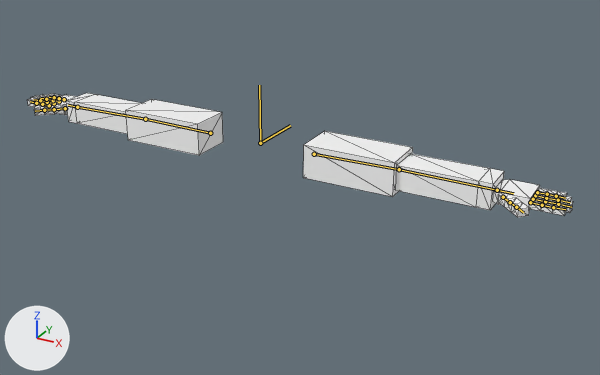
Renders of the glTF model FirstPersonShooter/Assets/myarms/myarms.glb from each side of a commit.
Before and after are seen from a 50 mm camera at (1.372, -2.224, 0.983) aimed at (0.143, 0.011, -0.135). Arrows for +X, +Y and +Z are at lower left; the lights stay in place. The bones that bend it are drawn over the model as lines. Mesh edges are drawn as thin lines.

The first picture shows 'arms'.
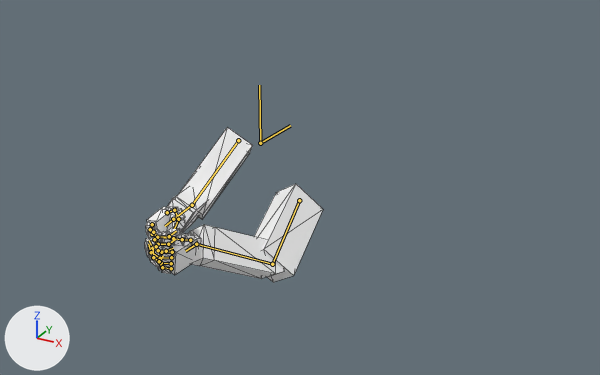
The newer file adds an action. The first version stands in its rest pose; the second is drawn at frame 2 of the action 'FP_idle_pose'.

What the commit changed:
Bone 'upper_arm_L' (bone_upper_arm_l) moves from (0.0, 0.0, 0.0) to (-0.206, -0.157, -0.283).
Bone 'upper_arm_L' (bone_upper_arm_l) turns from (0, 0, 0) to (-39, -46, -54) degrees about its own x, y and z.
Bone 'lower_arm_L' (bone_lower_arm_l) turns from (0, 0, 0) to (0, 0, -62) degrees about its own x, y and z.
Bone 'hand_L' (bone_hand_l) turns from (0, 0, 0) to (-12, -51, 48) degrees about its own x, y and z.
Bone 'index_finger_01_L' (bone_index_finger_01_l) turns from (0, 0, 0) to (-37, 0, 0) degrees about its own x, y and z.
Bone 'index_finger_02_L' (bone_index_finger_02_l) turns from (0, 0, 0) to (-37, 0, 0) degrees about its own x, y and z.
Bone 'index_finger_03_L' (bone_index_finger_03_l) turns from (0, 0, 0) to (-37, 0, 0) degrees about its own x, y and z.
Bone 'middle_finger_01_L' (bone_middle_finger_01_l) turns from (0, 0, 0) to (-39, 0, 0) degrees about its own x, y and z.
Bone 'middle_finger_02_L' (bone_middle_finger_02_l) turns from (0, 0, 0) to (-39, 0, 0) degrees about its own x, y and z.
Bone 'middle_finger_03_L' (bone_middle_finger_03_l) turns from (0, 0, 0) to (-39, 0, 0) degrees about its own x, y and z.
Bone 'ring_finger_01_L' (bone_ring_finger_01_l) turns from (0, 0, 0) to (-43, 0, 0) degrees about its own x, y and z.
Bone 'ring_finger_02_L' (bone_ring_finger_02_l) turns from (0, 0, 0) to (-43, 0, 0) degrees about its own x, y and z.
Bone 'ring_finger_03_L' (bone_ring_finger_03_l) turns from (0, 0, 0) to (-43, 0, 0) degrees about its own x, y and z.
Bone 'little_finger_01_L' (bone_little_finger_01_l) turns from (0, 0, 0) to (-54, 0, 0) degrees about its own x, y and z.
Bone 'little_finger_02_L' (bone_little_finger_02_l) turns from (0, 0, 0) to (-54, 0, 0) degrees about its own x, y and z.
Bone 'little_finger_03_L' (bone_little_finger_03_l) turns from (0, 0, 0) to (-54, 0, 0) degrees about its own x, y and z.
Bone 'thumb_01_L' (bone_thumb_01_l) turns from (0, 0, 0) to (-8, 18, 9) degrees about its own x, y and z.
Bone 'thumb_02_L' (bone_thumb_02_l) turns from (0, 0, 0) to (-8, 0, 0) degrees about its own x, y and z.
Bone 'thumb_03_L' (bone_thumb_03_l) turns from (0, 0, 0) to (-8, 0, 0) degrees about its own x, y and z.
Bone 'upper_arm_R' (bone_upper_arm_r) moves from (0.0, 0.0, 0.0) to (0.188, 0.017, -0.089).
Bone 'upper_arm_R' (bone_upper_arm_r) turns from (0, 0, 0) to (-52, 31, 39) degrees about its own x, y and z.
Bone 'lower_arm_R' (bone_lower_arm_r) turns from (0, 0, 0) to (0, 0, 68) degrees about its own x, y and z.
Bone 'hand_R' (bone_hand_r) turns from (0, 0, 0) to (9, 34, -25) degrees about its own x, y and z.
Bone 'index_finger_01_R' (bone_index_finger_01_r) turns from (0, 0, 0) to (-25, 0, 5) degrees about its own x, y and z.
Bone 'index_finger_02_R' (bone_index_finger_02_r) turns from (0, 0, 0) to (-25, 0, 0) degrees about its own x, y and z.
Bone 'index_finger_03_R' (bone_index_finger_03_r) turns from (0, 0, 0) to (-25, 0, 0) degrees about its own x, y and z.
Bone 'middle_finger_01_R' (bone_middle_finger_01_r) turns from (0, 0, 0) to (-59, 0, 0) degrees about its own x, y and z.
Bone 'middle_finger_02_R' (bone_middle_finger_02_r) turns from (0, 0, 0) to (-59, 0, 0) degrees about its own x, y and z.
Bone 'middle_finger_03_R' (bone_middle_finger_03_r) turns from (0, 0, 0) to (-59, 0, 0) degrees about its own x, y and z.
Bone 'ring_finger_01_R' (bone_ring_finger_01_r) turns from (0, 0, 0) to (-57, 0, 0) degrees about its own x, y and z.
Bone 'ring_finger_02_R' (bone_ring_finger_02_r) turns from (0, 0, 0) to (-57, 0, 0) degrees about its own x, y and z.
Bone 'ring_finger_03_R' (bone_ring_finger_03_r) turns from (0, 0, 0) to (-57, 0, 0) degrees about its own x, y and z.
Bone 'little_finger_01_R' (bone_little_finger_01_r) turns from (0, 0, 0) to (-51, 0, 0) degrees about its own x, y and z.
Bone 'little_finger_02_R' (bone_little_finger_02_r) turns from (0, 0, 0) to (-51, 0, 0) degrees about its own x, y and z.
Bone 'little_finger_03_R' (bone_little_finger_03_r) turns from (0, 0, 0) to (-51, 0, 0) degrees about its own x, y and z.
Bone 'thumb_01_R' (bone_thumb_01_r) turns from (0, 0, 0) to (-67, -16, 76) degrees about its own x, y and z.
Bone 'thumb_02_R' (bone_thumb_02_r) turns from (0, 0, 0) to (-67, 0, 0) degrees about its own x, y and z.
Bone 'thumb_03_R' (bone_thumb_03_r) turns from (0, 0, 0) to (-67, 0, 0) degrees about its own x, y and z.

What differs and where, as boxes (x1, y1, x2, y2) in the pictures (600 x 375 px):
'arms', posed (67% narrower, 25% taller): before (28, 93, 573, 217); after (145, 127, 323, 282)
bone 'upper_arm_L', root to tip: before (314, 154) to (399, 169); after (299, 200) to (272, 264)
bone 'lower_arm_L', root to tip: before (399, 169) to (497, 190); after (272, 264) to (196, 244)
bone 'hand_L', root to tip: before (497, 190) to (513, 193); after (196, 244) to (185, 251)
bone 'index_finger_01_L', root to tip: before (530, 202) to (542, 205); after (172, 252) to (161, 252)
bone 'index_finger_02_L', root to tip: before (542, 205) to (553, 207); after (161, 252) to (152, 248)
bone 'index_finger_03_L', root to tip: before (553, 207) to (565, 209); after (152, 248) to (149, 240)
bone 'middle_finger_01_L', root to tip: before (533, 199) to (545, 201); after (171, 257) to (160, 258)
bone 'middle_finger_02_L', root to tip: before (545, 201) to (558, 204); after (160, 258) to (151, 252)
bone 'middle_finger_03_L', root to tip: before (558, 204) to (571, 207); after (151, 252) to (148, 244)
bone 'ring_finger_01_L', root to tip: before (535, 195) to (546, 198); after (171, 263) to (161, 263)
bone 'ring_finger_02_L', root to tip: before (546, 198) to (558, 200); after (161, 263) to (153, 257)
bone 'ring_finger_03_L', root to tip: before (558, 200) to (570, 202); after (153, 257) to (153, 249)
bone 'little_finger_01_L', root to tip: before (537, 192) to (547, 194); after (171, 268) to (162, 267)
bone 'little_finger_02_L', root to tip: before (547, 194) to (556, 196); after (162, 267) to (159, 261)
bone 'little_finger_03_L', root to tip: before (556, 196) to (565, 198); after (159, 261) to (163, 256)
bone 'thumb_01_L', root to tip: before (503, 197) to (510, 202); after (190, 240) to (182, 239)
bone 'thumb_02_L', root to tip: before (510, 202) to (516, 207); after (182, 239) to (173, 238)
bone 'thumb_03_L', root to tip: before (516, 207) to (523, 212); after (173, 238) to (163, 237)
bone 'upper_arm_R', root to tip: before (210, 133) to (145, 119); after (238, 140) to (192, 205)
bone 'lower_arm_R', root to tip: before (145, 119) to (77, 107); after (192, 205) to (173, 219)
bone 'hand_R', root to tip: before (77, 107) to (68, 105); after (173, 219) to (165, 226)
bone 'index_finger_01_R', root to tip: before (49, 105) to (42, 104); after (152, 224) to (150, 229)
bone 'index_finger_02_R', root to tip: before (42, 104) to (36, 103); after (150, 229) to (152, 234)
bone 'index_finger_03_R', root to tip: before (36, 103) to (30, 101); after (152, 234) to (158, 237)
bone 'middle_finger_01_R', root to tip: before (54, 103) to (47, 102); after (153, 232) to (157, 237)
bone 'middle_finger_02_R', root to tip: before (47, 102) to (40, 100); after (157, 237) to (169, 236)
bone 'middle_finger_03_R', root to tip: before (40, 100) to (33, 99); after (169, 236) to (176, 231)
bone 'ring_finger_01_R', root to tip: before (59, 101) to (53, 100); after (154, 239) to (158, 244)
bone 'ring_finger_02_R', root to tip: before (53, 100) to (46, 99); after (158, 244) to (168, 244)
bone 'ring_finger_03_R', root to tip: before (46, 99) to (40, 98); after (168, 244) to (175, 239)
bone 'little_finger_01_R', root to tip: before (64, 99) to (59, 98); after (156, 246) to (158, 250)
bone 'little_finger_02_R', root to tip: before (59, 98) to (54, 97); after (158, 250) to (166, 251)
bone 'little_finger_03_R', root to tip: before (54, 97) to (49, 97); after (166, 251) to (173, 248)
bone 'thumb_01_R', root to tip: before (65, 108) to (54, 109); after (167, 212) to (174, 210)
bone 'thumb_02_R', root to tip: before (54, 109) to (44, 110); after (174, 210) to (178, 219)
bone 'thumb_03_R', root to tip: before (44, 110) to (35, 111); after (178, 219) to (174, 228)
